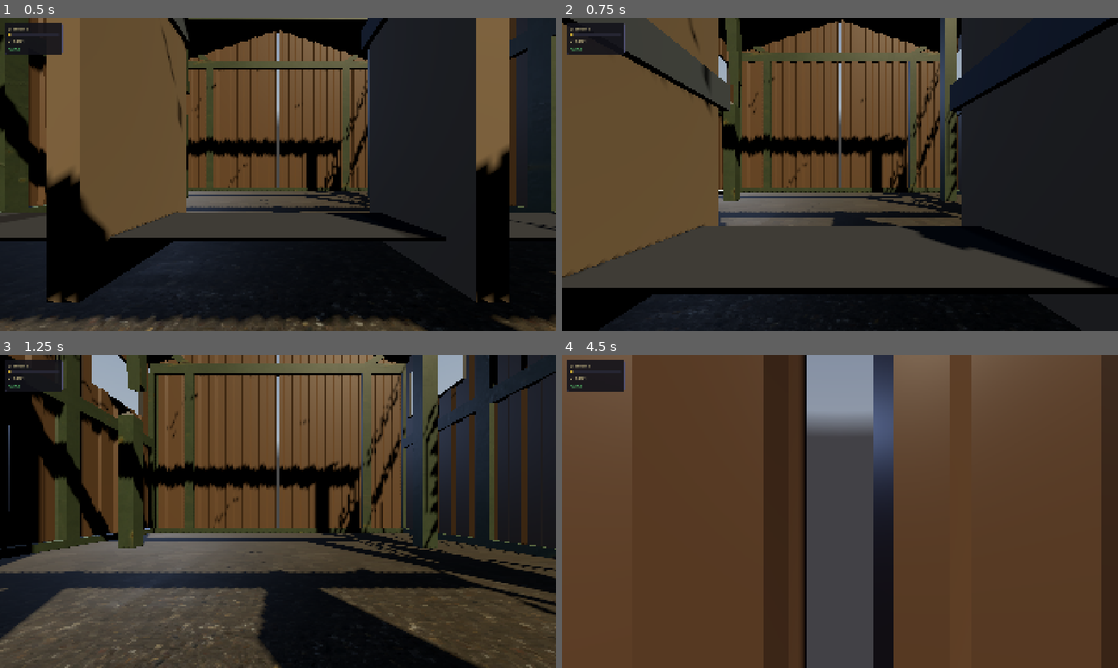
Above: before the commit, frames 1-4 (two rows, left to right).
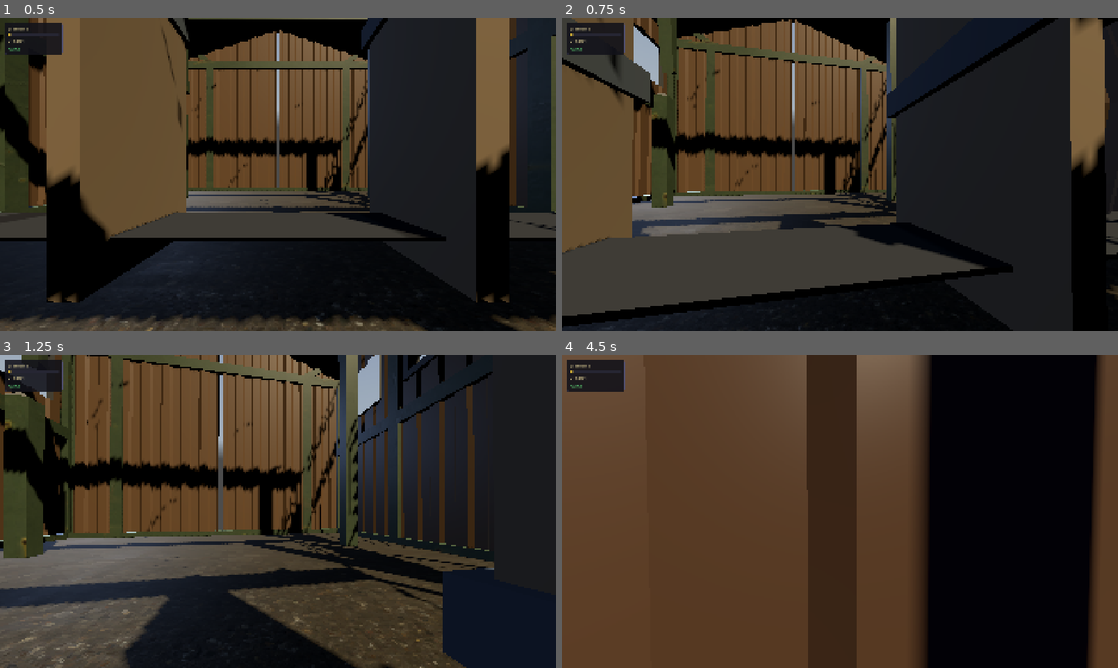
Above: after the commit, the same moments.

Repository: mateusalkimim/relativity-paradox-lab
Game: Godot game, scene res://scenes/main.tscn
Same seed, same stepped clock (60 frames per second), same inputs: the game is played once before the commit and once after it. A sky picture missing from this copy of the repository is replaced by a grey-blue gradient.
Inputs (mouse positions are in pixels of both pictures, inside the frame that each line leads up to):
- Up to frame 1 (0.5 s): no input
- Up to frame 2 (0.75 s): move the mouse to (867, 174) at 0.52 s; hold W (move_forward) from 0.53 s (still down); hold Space (action_primary) from 0.53 s (still down)
- Up to frame 3 (1.25 s): keep holding W (move_forward); keep holding Space (action_primary)
- Up to frame 4 (4.5 s): keep holding W (move_forward); move the mouse to (812, 511) at 1.27 s; release Space (action_primary) at 1.28 s; tap Q (switch_frame) at 1.35, 2.85, 4.35 s; move the mouse to (851, 505) at 2.02 s; hold Space (action_primary) 2.03-2.78 s; move the mouse to (834, 517) at 2.77 s; move the mouse to (878, 514) at 3.52 s; hold Space (action_primary) 3.53-4.28 s; move the mouse to (795, 508) at 4.27 s

Frame 1 is identical in both runs. In frame 2, 43% of the frame differs, in the area x 0-100%, y 0-100%; in frame 3, 56%; in frame 4, 57%, in the area x 36-100%, y 0-100%.

Commit message:
fix: set MOUSE_FILTER_IGNORE on vignette ColorRect
ColorRect defaults to MOUSE_FILTER_STOP, intercepting all mouse events
even when transparent — breaking the FPS camera in player.gd.

Co-Authored-By: Claude Sonnet 4.6 <noreply@anthropic.com>

Diff:
--- a/scripts/frame_controller.gd
+++ b/scripts/frame_controller.gd
@@ -93,5 +93,6 @@
 	_vignette = ColorRect.new()
 	_vignette.color = Color(0.05, 0.02, 0.15, 1.0)
 	_vignette.modulate.a = 0.0
+	_vignette.mouse_filter = Control.MOUSE_FILTER_IGNORE
 	_vignette.set_anchors_and_offsets_preset(Control.PRESET_FULL_RECT)
 	canvas.add_child(_vignette)
